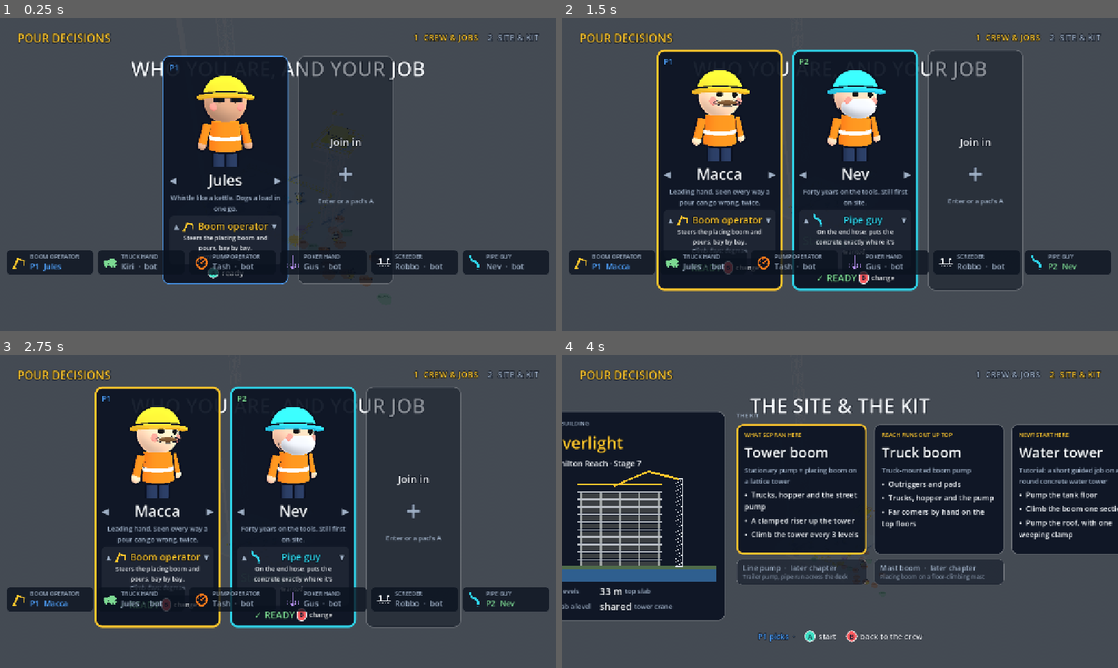
Above: before the commit, frames 1-4 (two rows, left to right).
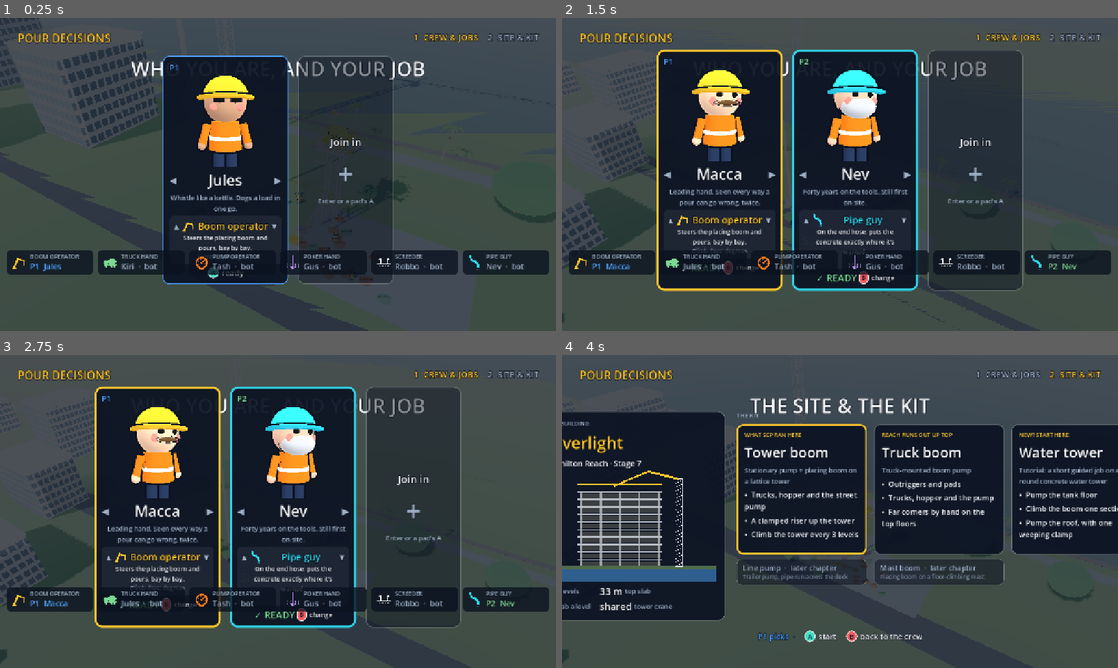
Above: after the commit, the same moments.

Repository: johnblairdota-stack/pour-decisions
Game: Godot game, scene res://scenes/main.tscn
The game is run twice, just before and just after one commit, with the same random seed, the same clock (stepped at 60 frames per second) and the same inputs.
Inputs (mouse positions are in pixels of both pictures, inside the frame that each line leads up to):
- Up to frame 1 (0.25 s): no input
- Up to frame 2 (1.5 s): tap Enter at 0.5 s; move the mouse to (962, 158) at 0.52 s; hold D 0.53-1.25 s; tap Tab (skyline) at 0.6 s; click (962, 158) at 0.67 s; tap Space at 0.77 s; drag from (728, 190) to (812, 237) at 1.27 s
- Up to frame 3 (2.75 s): move the mouse to (333, 442) at 2.02 s; hold D from 2.03 s (still down); tap F at 2.1 s
- Up to frame 4 (4 s): release D at 2.75 s; drag from (812, 574) to (673, 464) at 2.77 s; move the mouse to (1006, 558) at 3.52 s; hold A from 3.53 s (still down); tap Enter at 3.6 s; tap Space at 3.77 s

The runs differ from the first frame. In frame 1, 3.1% of the frame differs, in the area x 0-100%, y 0-96%; in frame 2, 2.6%; in frame 3, 2.5%; in frame 4, 0.4%.
Error before the commit: Parse Error: Cannot infer the type of "along" variable because the value doesn't have a set type. (res://scripts/surrounds.gd:141)

Commit message:
Visuals: fix type inference, glossy river, rounder figs, vista dev shots
Co-Authored-By: Claude Opus 5.5 (1M context) <noreply@anthropic.com>
Claude-Session: https://claude.ai/code/session_01SWAZX4Cqbieo6NKss4WeKd

Diff:
--- a/scripts/factory.gd
+++ b/scripts/factory.gd
@@ -26,7 +26,7 @@
 	"wet_full": Color("e9ecef"),
 	"grass": Color("6a8a4c"),
 	"road": Color("3c4048"),
-	"river": Color("66705a"),
+	"river": Color("4f6660"),
 	"tree": Color("4f8a4a"),
 	"trunk": Color("7a5a3a"),
 	"bridge": Color("c4c3bc"),
--- a/scripts/main.gd
+++ b/scripts/main.gd
@@ -3865,6 +3865,10 @@
 		key = "align"
 	elif climb.active and climb.stage == "jack" and k == 9 and climb.lifted > 2.0:
 		key = "jack"
+	elif phase == "topout" and phase_t > 1.5 and "vista" in _shot_only and not _shots_taken.has("vista"):
+		key = "vista"
+	elif phase == "topout" and phase_t > 1.5 and "vista2" in _shot_only and not _shots_taken.has("vista2"):
+		key = "vista2"
 	elif phase == "topout" and phase_t > 0.6:
 		key = "topout"
 	if key != "" and not _shot_only.is_empty() and not (key in _shot_only):
@@ -3906,6 +3910,12 @@
 		_shot_cam = [crew.crew["poker"].global_position + Vector3(0, 1.0, 0), 6.0]
 	if key in ["pin", "strike", "align"] and climb._rigger != null and OS.get_cmdline_user_args().has("--closeshots"):
 		_shot_cam = [climb._rigger.global_position + Vector3(0, 0.9, 0), 5.0]
+	if key in ["vista", "vista2"]:
+		# Out over the river from the top: downstream to the Gateway Bridge,
+		# then upstream to the city
+		cam_yaw = 1.4 if key == "vista" else -0.99
+		cam_pitch = 0.08
+		_shot_cam = [Vector3(0, 30, 0), 60.0]
 	if key == "pause":
 		pause_menu.visible = true
 		pause_menu._side = "job"
--- a/scripts/surrounds.gd
+++ b/scripts/surrounds.gd
@@ -31,7 +31,7 @@
 	ground.material_override = F.mat("grass")
 	root.add_child(ground)
 	root.add_child(F.box(Vector3(8000, 0.05, 9), F.mat("road"), Vector3(0, 0.03, 16), false))
-	root.add_child(F.box(Vector3(8000, 0.05, RIVER_W), F.mat("river"), Vector3(0, 0.04, RIVER_N - RIVER_W * 0.5), false))
+	root.add_child(F.box(Vector3(8000, 0.05, RIVER_W), _water(), Vector3(0, 0.04, RIVER_N - RIVER_W * 0.5), false))
 	# Rock revetment along both banks, and the RiverWalk path on the near one
 	root.add_child(F.box(Vector3(8000, 0.3, 2.0), F.mat("rock"), Vector3(0, 0.05, RIVER_N - 0.6), false))
 	root.add_child(F.box(Vector3(8000, 0.3, 2.0), F.mat("rock"), Vector3(0, 0.05, RIVER_S + 0.6), false))
@@ -76,7 +76,7 @@
 static func _fig(root: Node3D, at: Vector3, r: float) -> void:
 	root.add_child(F.cylinder(0.6, 3.2, F.mat("trunk"), at + Vector3(0, 1.6, 0), 8))
 	var crown := F.sphere(r, F.mat("tree"), at + Vector3(0, 3.0 + r * 0.45, 0))
-	crown.scale = Vector3(1.0, 0.55, 1.0)
+	crown.scale = Vector3(1.0, 0.8, 1.0)
 	root.add_child(crown)
 
 ## Hamilton Reach's other buildings: lower than Riverlight ("it rises above the
@@ -138,8 +138,8 @@
 			bunker.scale = Vector3(1.6, 1, 0.8)
 			root.add_child(bunker)
 		for i in 26:
-			var along := rng.randf_range(-0.5, 0.5) * f[2]
-			var across := (f[3] * 0.5 + rng.randf_range(6, 16)) * (1.0 if i % 2 == 0 else -1.0)
+			var along: float = rng.randf_range(-0.5, 0.5) * f[2]
+			var across: float = (f[3] * 0.5 + rng.randf_range(6, 16)) * (1.0 if i % 2 == 0 else -1.0)
 			var b := Basis(Vector3.UP, f[4])
 			trees.append(Vector3(f[0], 0, f[1]) + b * Vector3(along, 0, across))
 	_tree_field(root, trees, rng)
@@ -220,6 +220,15 @@
 	mi.material_override = _tinted()
 	mi.cast_shadow = GeometryInstance3D.SHADOW_CASTING_SETTING_OFF
 	root.add_child(mi)
+
+## The river: the Brisbane River's olive-brown, glossy enough to pick up the
+## sky so it reads as water from up high.
+static func _water() -> StandardMaterial3D:
+	var m := StandardMaterial3D.new()
+	m.albedo_color = F.COLORS["river"]
+	m.roughness = 0.12
+	m.metallic_specular = 0.8
+	return m
 
 static var _tint: StandardMaterial3D
 
